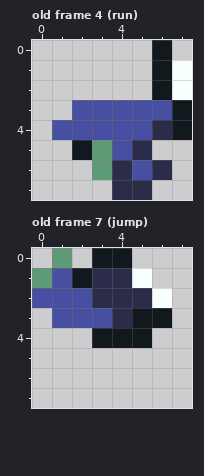
A pixel-art file gets an edit: content/sprites/main_char.ase. This is how it looked before the edit.
8x8 pixels, 10 frames. Shown: old frame 4 (run), old frame 7 (jump). The commit also changed other frames, which this record leaves out.
Once edited:
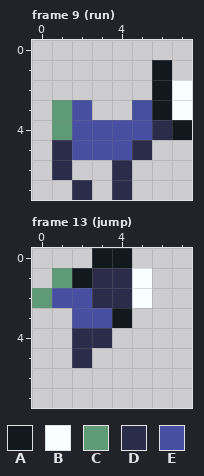
Palette (. is transparent): A #11191e  B #f7ffff  C #5f9a77  D #2a2c49  E #474fa2
A new or re-ordered frame is compared with the old frame closest to it.
Diff:
frames 10 -> 17
Frame 9 (run) is new; against old frame 4 (run):
Colour E gives way to colour A in row 3 at x 6.
Colour A gives way to colour B in row 3 at x 7.
The edit adds colour C in row 3 at x 1.
Colour E gives way to colour C in row 4 at x 1.
The edit adds colour D in rows 5 to 6 at x 1; in row 7 at x 2.
Colour A gives way to colour E in row 5 at x 2.
Colour C gives way to colour E in row 5 at x 3.
Colour A is removed in row 0 at x 6.
Colour B is removed in row 1 at x 7.
Colour C is removed in row 6 at x 3.
Colour D is removed in row 6 at x 6; in row 7 at x 5.
Colour E is removed in row 3 at x 3 to 4; in row 6 at x 5.
Frame 13 (jump) is new; against old frame 7 (jump):
Colour D gives way to colour A in row 3 at x 4.
Colour D gives way to colour B in row 2 at x 5.
Colour E gives way to colour C in row 1 at x 1; in row 2 at x 0.
The edit adds colour D in rows 4 to 5 at x 2.
Colour A gives way to colour D in row 4 at x 3.
Colour A is removed in row 3 at x 5 to 6; in row 4 at x 4 to 5.
Colour B is removed in row 2 at x 6.
Colour C is removed in row 0 at x 1; in row 1 at x 0.
Colour E is removed in row 3 at x 1.
Pixel boxes of the changes (left, top, right, bottom) in both pictures:
changed: (52, 40, 192, 200)
changed: (32, 248, 172, 368)
